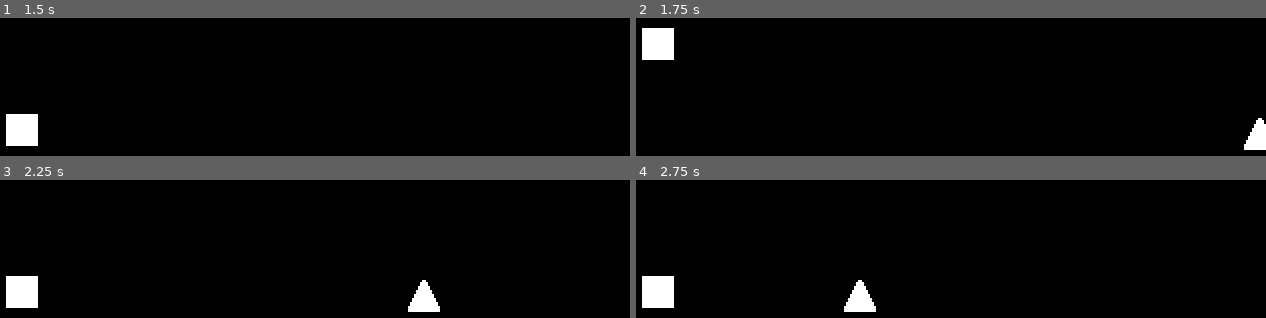
Above: before the commit, frames 1-4 (two rows, left to right).
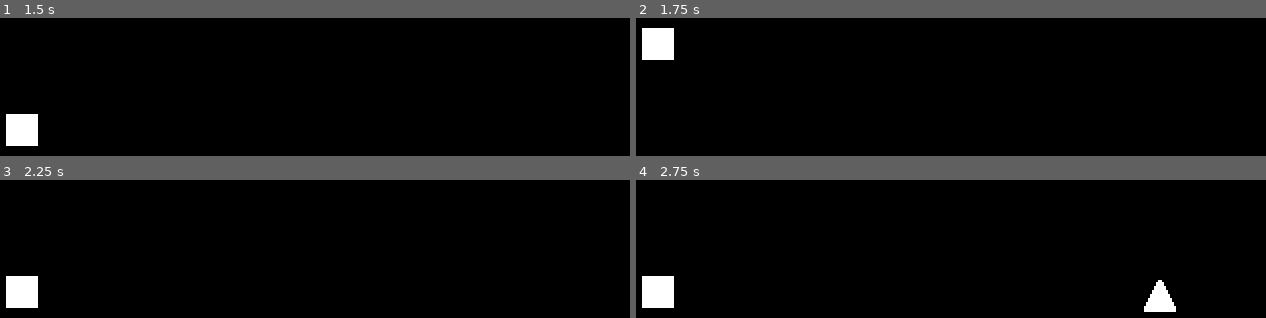
Above: after the commit, the same moments.

Repository: hkattt/game-off-2024
Game: Godot game, scene res://scenes/minigames/child/child_minigame.tscn
Two runs of this game, one before a commit and one after it. Both use one fixed random seed, a clock stepped at 60 frames per second and the inputs below.
Inputs:
- Up to frame 1 (1.5 s): tap Enter (ui_accept) at 0.5, 0.77 s
- Up to frame 2 (1.75 s): tap Enter (ui_accept) at 1.52 s
- Up to frame 3 (2.25 s): no input
- Up to frame 4 (2.75 s): no input

Frame 1 is identical in both runs. In frame 2, 0.6% of the frame differs, in the area x 96-100%, y 72-96%; in frame 3, 0.7%; in frame 4, 1.5%, in the area x 33-86%, y 72-96%.

Commit message:
Minigame difficulty

Diff:
--- a/game-off-2024/scenes/main.tscn
+++ b/game-off-2024/scenes/main.tscn
@@ -1,6 +1,6 @@
 [gd_scene load_steps=2 format=3 uid="uid://buy30u0ncpxfq"]
 
-[ext_resource type="Script" path="res://scenes/main.gd" id="1_8qglp"]
+[ext_resource type="Script" path="res://scripts/main.gd" id="1_8qglp"]
 
 [node name="Main" type="Node2D"]
 script = ExtResource("1_8qglp")
--- a/game-off-2024/scripts/dialogue_manager.gd
+++ b/game-off-2024/scripts/dialogue_manager.gd
@@ -1,5 +1,10 @@
 extends Node
 
+# Character index (i.e. Child, Chef, Scientist, Doctor, Artist)
+var character_index: int = 0
+# Character dialogue index
+var dialogue_index: int  = 0
+# Character dialogues
 var dialogues: Array = []
 
 # Called when the node enters the scene tree for the first time.
@@ -13,3 +18,13 @@
 		dialogues = json_as_dict["dialogues"]
 	else:
 		print("File does not exist")
+
+func next_character() -> void:
+	character_index += 1
+
+func next_line() -> void:
+	dialogue_index += 1
+
+func get_line() -> String:
+	var character_lines = dialogues[character_index]["lines"]
+	return character_lines[dialogue_index]
--- a/game-off-2024/scripts/interview.gd
+++ b/game-off-2024/scripts/interview.gd
@@ -4,17 +4,15 @@
 @onready var text_box: CanvasLayer          = $TextBox
 @onready var minigame_viewport: SubViewport = $MinigamePanel/SubViewportContainer/SubViewport
 
-# Character index (i.e. Child, Chef, Scientist, Doctor, Artist)
-var character_index: int = 0
-# Character dialogue index
-var dialogue_index: int  = 0
-# Character dialogues
-var dialogues: Array     = []
+const Minigame = preload("res://scripts/minigames/minigame.gd")
+
+var character_scene: PackedScene
+var minigame_scene: PackedScene
 
 # Called when the node enters the scene tree for the first time.
 func _ready() -> void:
-	dialogues = dialogue_manager.dialogues[character_index]["lines"]
-	text_box.set_text(dialogues[dialogue_index])
+	text_box.set_text(dialogue_manager.get_line())
+	dialogue_manager.next_line()
 
 # Called every frame. 'delta' is the elapsed time since the previous frame.
 func _process(delta: float) -> void:
@@ -23,7 +21,9 @@
 		var minigame: Node2D = minigame_viewport.get_node("Minigame")
 		# Check if the minigame ended
 		if minigame.is_game_over():
-			minigame.queue_free()
+			# TODO: We are setting the difficulty. But how do I make it actually use it?
+			# I need to make the minigame restart with the new difficulty
+			minigame.next_difficulty()
 
 func set_character(character_scene_path: String):
 	# Load the character scene
--- a/game-off-2024/scripts/minigames/child/child_minigame.gd
+++ b/game-off-2024/scripts/minigames/child/child_minigame.gd
@@ -6,14 +6,18 @@
 @onready var obstacle_scene: PackedScene = preload("res://scenes/minigames/child/rock.tscn")
 
 # Time range for random spawning
-const SPAWN_TIME_MIN: float = 1.0
-const SPAWN_TIME_MAX: float = 3.0
-
+var spawn_time_min: float
+var spawn_time_max: float
+# Current timer
 var spawn_timer: float = 0.0
+# Game difficulty
+var current_difficulty: Difficulty
 
 # Called when the node enters the scene tree for the first time.
 func _ready() -> void:
-	spawn_timer = randf_range(SPAWN_TIME_MIN, SPAWN_TIME_MAX)
+	set_spawn_rates()
+
+	spawn_timer = randf_range(spawn_time_min, spawn_time_max)
 
 # Called every frame. 'delta' is the elapsed time since the previous frame.
 func _process(delta: float) -> void:
@@ -22,12 +26,24 @@
 	# If the timer runs out, spawn an obstacle
 	if spawn_timer <= 0:
 		spawn_obstacle()
-		spawn_timer = randf_range(SPAWN_TIME_MIN, SPAWN_TIME_MAX)
+		spawn_timer = randf_range(spawn_time_min, spawn_time_max)
 
 	if player.is_dead():
 		lose_game()
 
 func spawn_obstacle():
 	var obstacle: Area2D = obstacle_scene.instantiate()
-	obstacle.position = Vector2(350, 90)
+	obstacle.position = Vector2(300, 90)
 	add_child(obstacle)
+
+func set_spawn_rates() -> void:
+	match current_difficulty:
+		Difficulty.EASY:
+			spawn_time_min = 2.0
+			spawn_time_max = 4.0
+		Difficulty.MEDIUM:
+			spawn_time_min = 0.0
+			spawn_time_max = 0.25
+		Difficulty.HARD:
+			spawn_time_min = 0.0
+			spawn_time_max = 0.25
--- a/game-off-2024/scripts/minigames/minigame.gd
+++ b/game-off-2024/scripts/minigames/minigame.gd
@@ -8,7 +8,14 @@
 	LOST
 }
 
+enum Difficulty {
+	EASY,
+	MEDIUM,
+	HARD
+}
+
 var game_state: GameState = GameState.NOT_PLAYING
+var difficulty: Difficulty
 
 func start_game():
 	game_state = GameState.PLAYING
@@ -21,3 +28,15 @@
 
 func is_game_over() -> bool:
 	return game_state == GameState.WON or game_state == GameState.LOST
+
+func set_difficulty(difficulty: Difficulty):
+	difficulty = difficulty
+
+func next_difficulty():
+	match difficulty:
+		Difficulty.EASY:
+			return Difficulty.MEDIUM
+		Difficulty.MEDIUM:
+			return Difficulty.HARD
+		Difficulty.HARD:
+			return Difficulty.EASY
Renamed: game-off-2024/scenes/main.gd -> game-off-2024/scripts/main.gd
